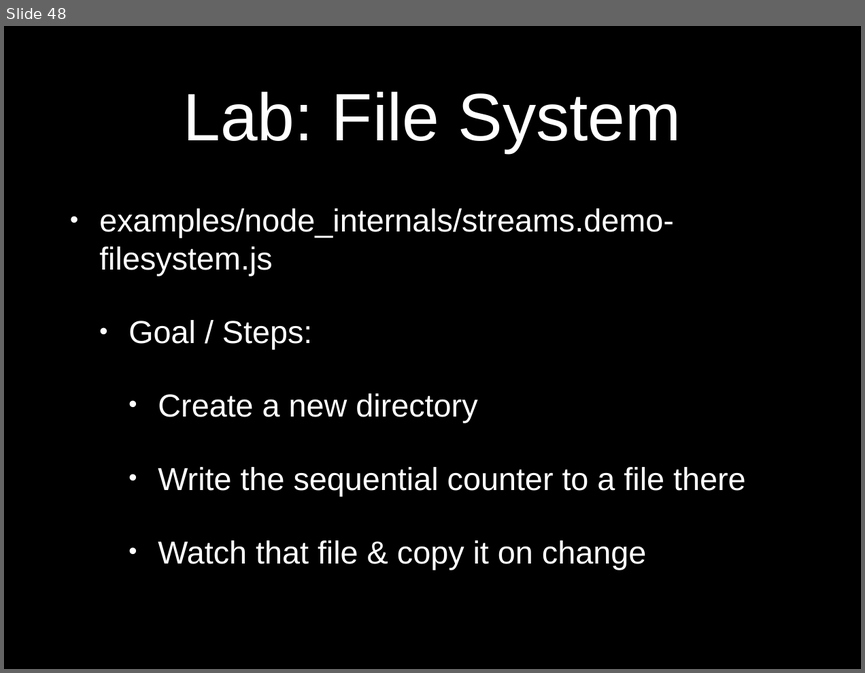
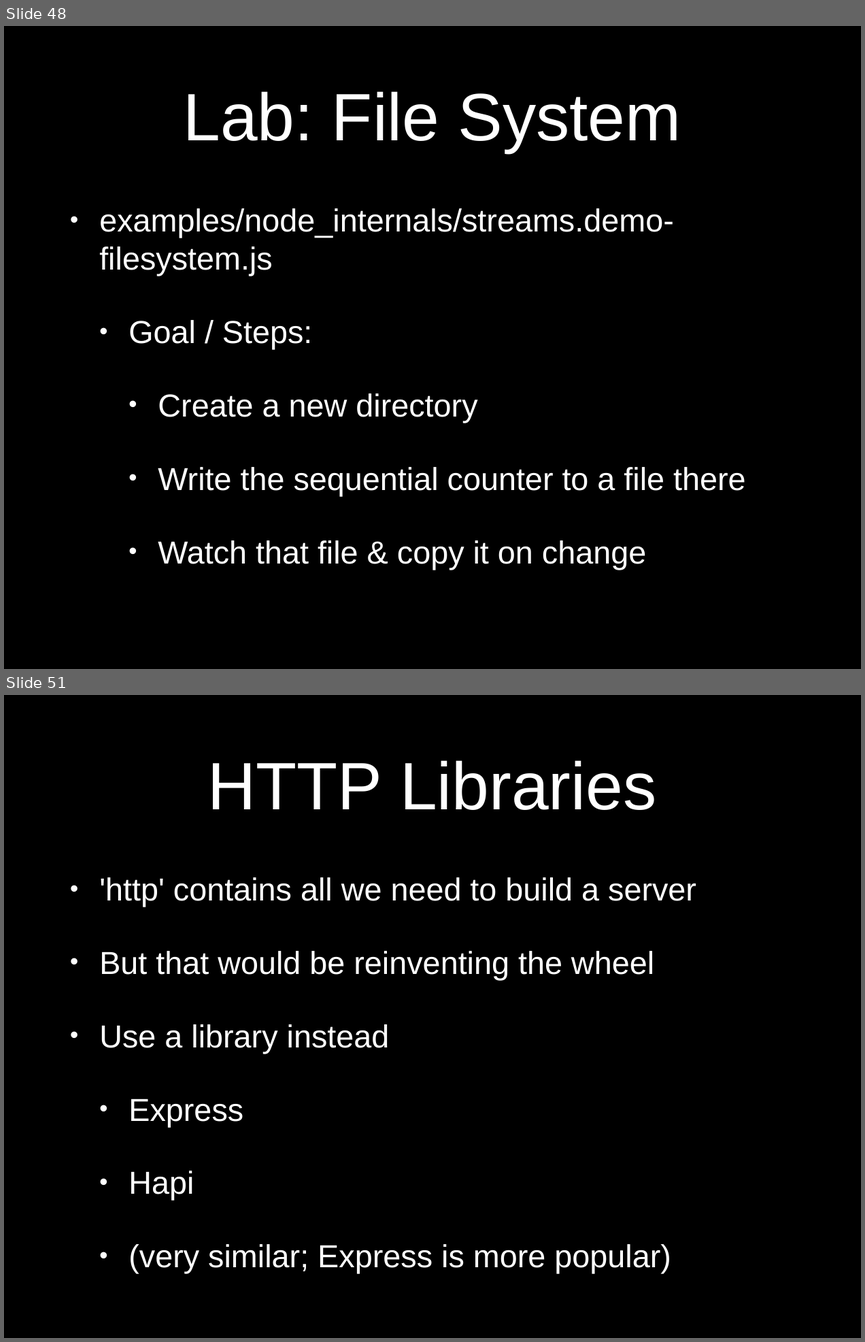
Before and after one commit to eliasjames/training-node-backbone, a slide deck: slides/NodeBackboneDay1.pptx. Shown one above the other, each under a label of ours: slide 48 before the commit, slides 48 and 51 after it; the slides between them are not shown. The pictures are 865x673 and 865x1342 pixels, drawn with LibreOffice and Linux fonts; fonts in the diff are those of the drawing. Boxes give left, top, right and bottom in pixels: in the first picture for what was removed or moved away, otherwise in the second. Text is boxed around its words. In the diff, an @@ line names an element or a change of style, - is before the commit and + after.

```diff
--- a/slides/NodeBackboneDay1.pptx
+++ b/slides/NodeBackboneDay1.pptx
@@ slide 51 added at (4, 695, 861, 1338), background #000000 @@
@@ title added at (208, 760, 656, 810), 80 pt, text #FFFFFF @@
+HTTP Libraries
@@ text added at (99, 877, 696, 1273), 38 pt, text #FFFFFF @@
+• 'http' contains all we need to build a server
+• But that would be reinventing the wheel
+• Use a library instead
+  • Express
+  • Hapi
+  • (very similar; Express is more popular)
```
Also in this commit, not shown: 10 other slides added.
